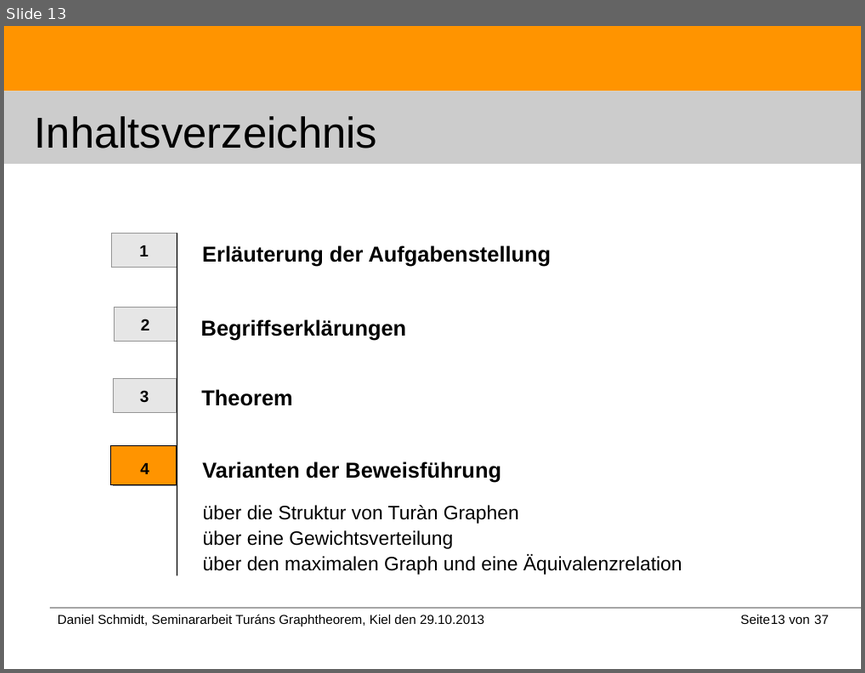
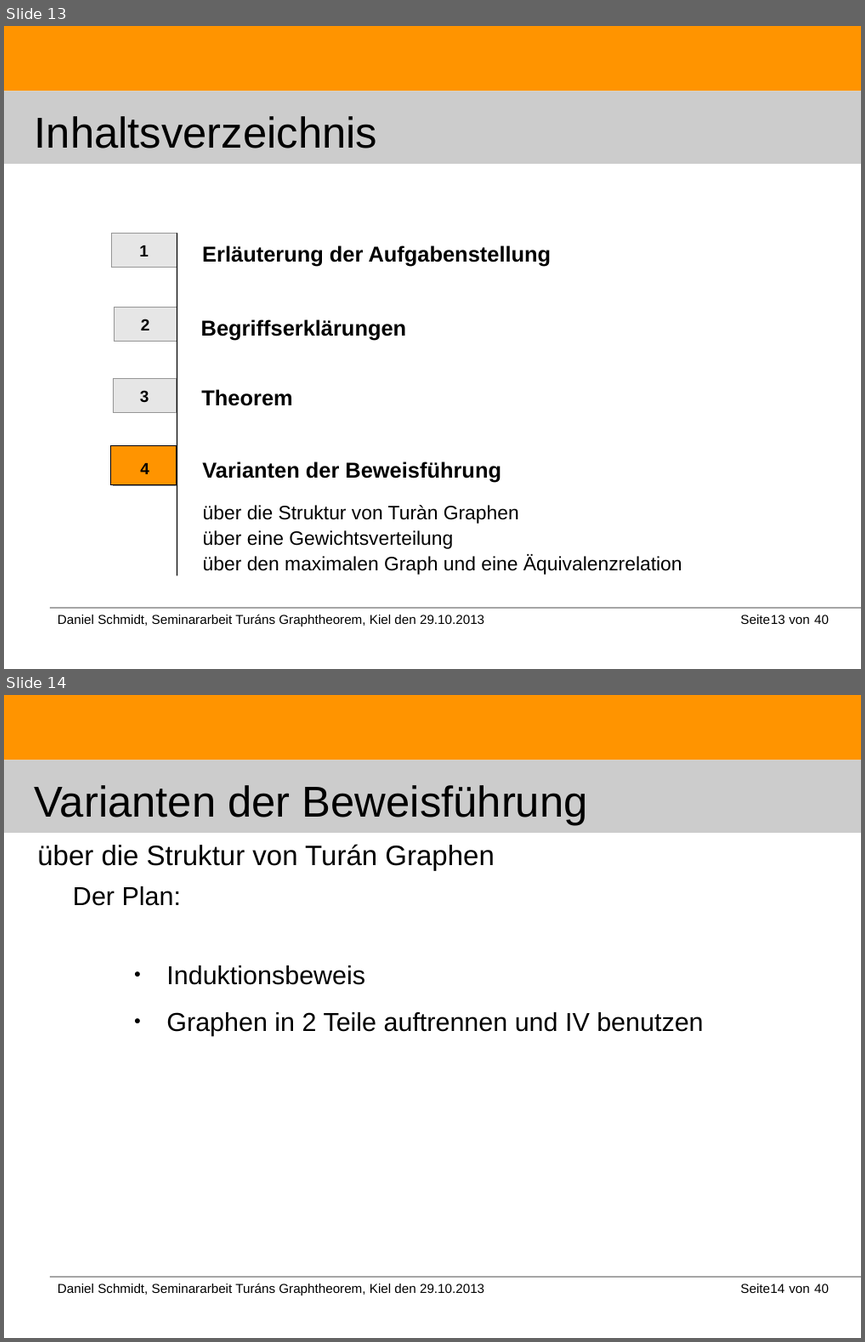
Before and after one commit to DanielMSchmidt/kombinatorik, a slide deck: Kombinatorik.odp. Shown one above the other, each under a label of ours: slide 13 before the commit, slides 13 and 14 after it. The pictures are 865x673 and 865x1342 pixels, drawn with LibreOffice and Linux fonts; fonts in the diff are those of the drawing. Boxes give left, top, right and bottom in pixels: in the first picture for what was removed or moved away, otherwise in the second. Text is boxed around its words. In the diff, an @@ line names an element or a change of style, - is before the commit and + after.

```diff
--- a/Kombinatorik.odp
+++ b/Kombinatorik.odp
@@ slide 14 added at box(4, 695, 861, 1338), background #FFFFFF; not listed: 4 template elements that a slide beside it also shows @@
@@ title added at box(35, 785, 588, 825), 40 pt, text #000000 @@
+Varianten der Beweisführung
@@ title added at box(37, 844, 494, 871), 26 pt, text #000000 @@
+über die Struktur von Turán Graphen
@@ text added at box(73, 886, 181, 906), 24 pt, text #000000 @@
+Der Plan:
@@ text added at box(166, 965, 703, 1036), 24 pt, text #000000 @@
+● Induktionsbeweis
+● Graphen in 2 Teile auftrennen und IV benutzen
@@ text added at box(733, 1276, 779, 1299), 12 pt, text #000000 @@
+Seite
@@ page number added at box(763, 1276, 843, 1299), 12 pt, text #000000 @@
+14
@@ text added at box(789, 1285, 810, 1293), 12 pt, text #000000 @@
+von
@@ text added at box(814, 1283, 828, 1293), 12 pt, text #000000 @@
+40
@@ slide 13 changed as well @@
@@ text at box(814, 614, 828, 624): text changed @@
-37
+40
```
Also in this commit, not shown: 35 other slides changed, 2 other slides added.
